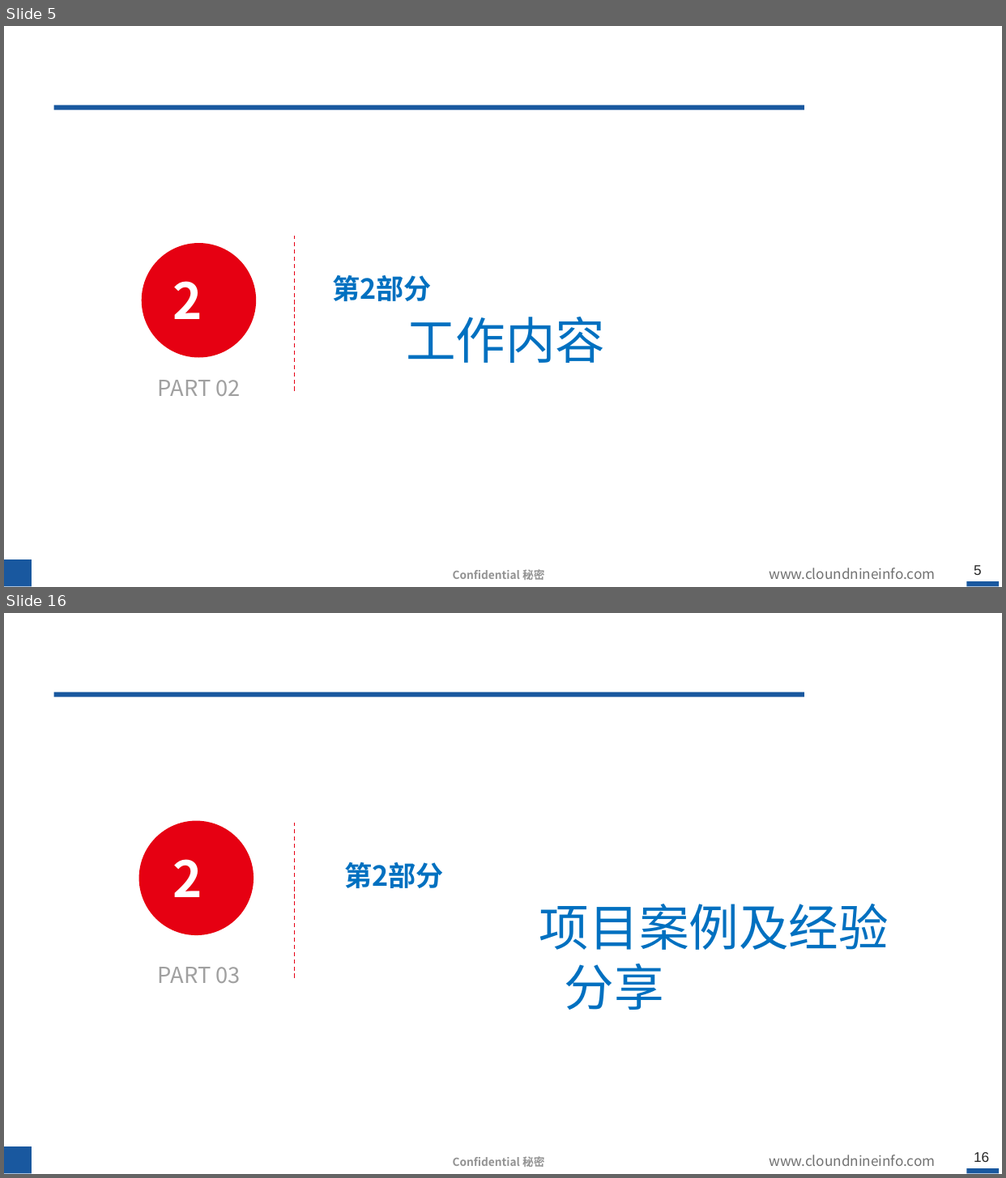
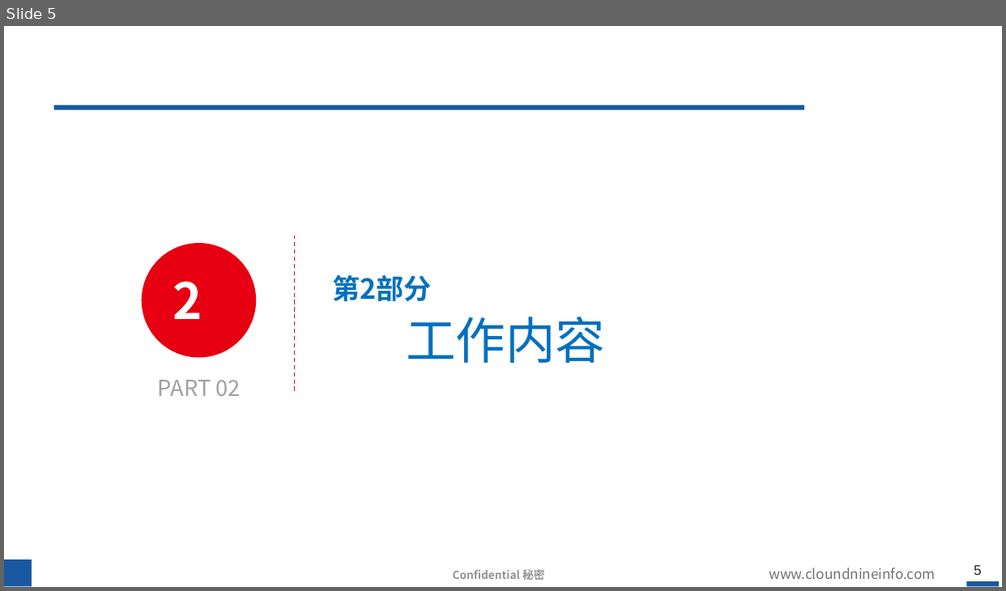
Before and after one commit to hahada-998/Tieta_code, a slide deck: 转正答辩.pptx. Shown one above the other, each under a label of ours: slides 5 and 16 before the commit, slide 5 after it; the slides between them are not shown. The pictures are 1006x1178 and 1006x591 pixels, drawn with LibreOffice and Linux fonts; fonts in the diff are those of the drawing; background and template pictures are left out. Boxes give left, top, right and bottom in pixels: in the first picture for what was removed or moved away, otherwise in the second. Text is boxed around its words. In the diff, an @@ line names an element or a change of style, - is before the commit and + after.

```diff
--- a/转正答辩.pptx
+++ b/转正答辩.pptx
@@ slide 16 removed at <box>4,613,1002,1174</box>, background #FFFFFF; not listed: 6 template elements that a slide beside it also shows @@
@@ donut removed at <box>138,821,253,935</box> @@
@@ ellipse removed at <box>142,824,251,933</box> @@
@@ line removed from (295, 978) to (295, 824) @@
@@ text removed at <box>173,859,202,897</box> @@
-2
@@ text removed at <box>344,862,889,1010</box> @@
-  第2部分
-  项目案例及经验分享
@@ text removed at <box>158,967,241,983</box> @@
-PART 03
```
Also in this commit, not shown: 8 slides changed, 3 slides added, 25 other slides removed, 2 other files.
